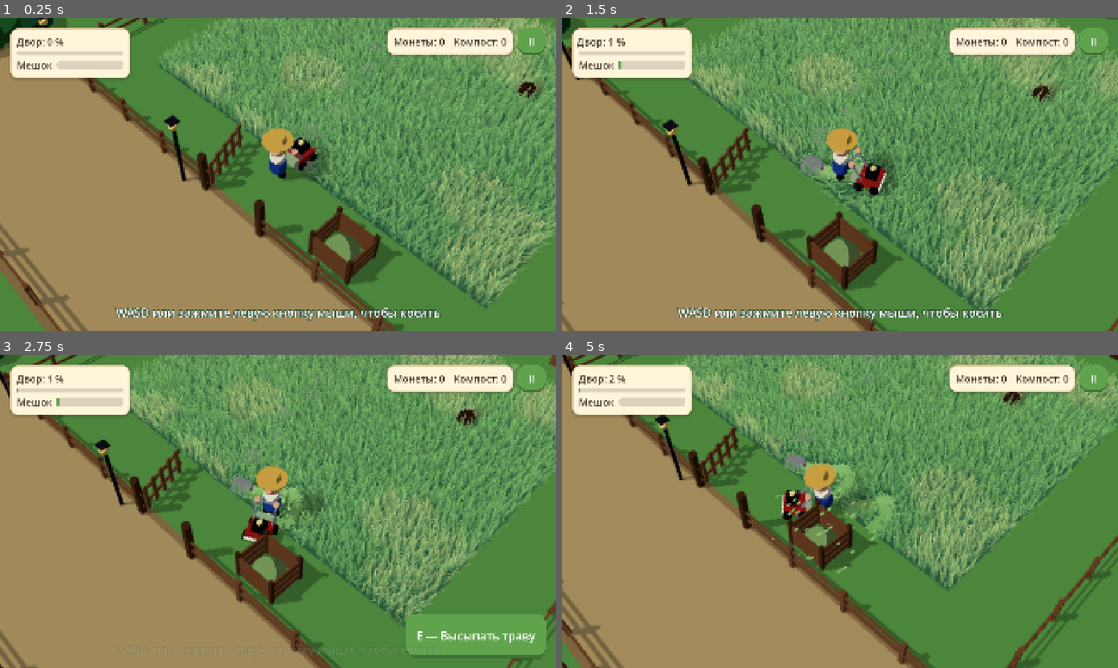
Above: before the commit, frames 1-4 (two rows, left to right).
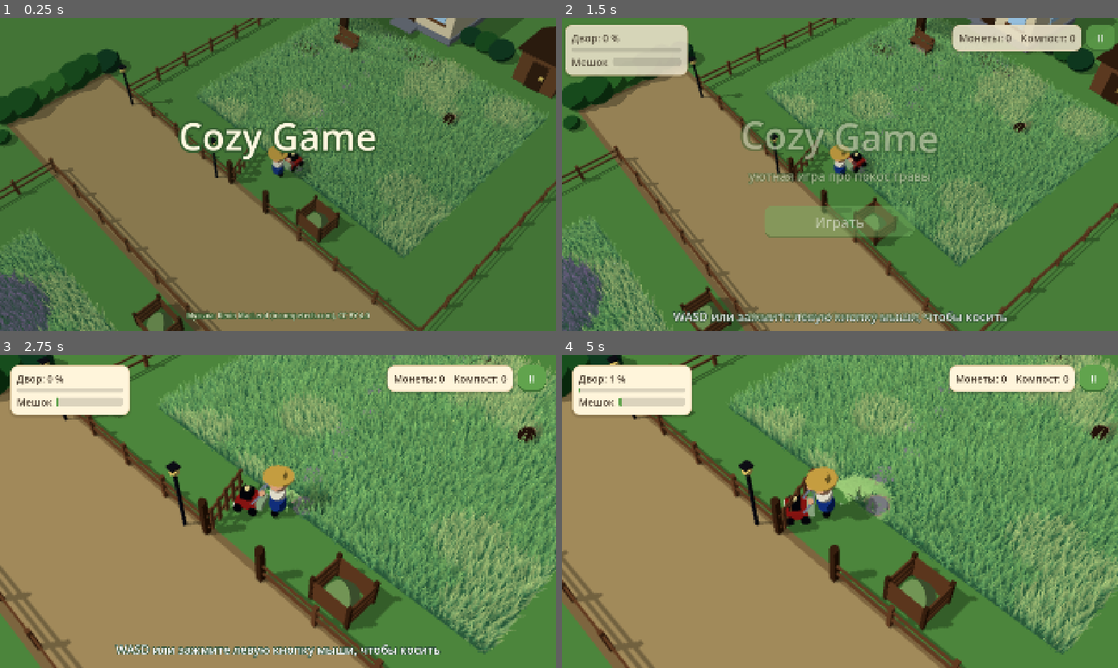
Above: after the commit, the same moments.

Repository: MrKrob00/Cozy-Game
Game: Godot game, scene res://scenes/village.tscn
Same seed, same stepped clock (60 frames per second), same inputs: the game is played once before the commit and once after it.
Inputs (mouse positions are in pixels of both pictures, inside the frame that each line leads up to):
- Up to frame 1 (0.25 s): no input
- Up to frame 2 (1.5 s): move the mouse to (962, 158) at 0.52 s; hold D (move_right) 0.53-1.25 s; hold E (interact) 0.53-1.25 s; click (962, 158) at 0.67 s; click (840, 221) at 1.25 s, where only the run after the commit has a clickable "Играть"
- Up to frame 3 (2.75 s): drag from (166, 527) to (250, 574) at 2.02 s
- Up to frame 4 (5 s): move the mouse to (895, 442) at 2.77 s; hold D (move_right) 2.78-3.5 s; hold Mouse wheel down (zoom_out) 2.78-3.5 s; click (895, 442) at 2.92 s; drag from (812, 574) to (673, 464) at 3.52 s; move the mouse to (1006, 558) at 4.27 s; hold A (move_left) from 4.28 s (still down); hold Mouse wheel up (zoom_in) from 4.28 s (still down); click (1006, 558) at 4.42 s

The runs differ from the first frame. In frame 1, 75% of the frame differs, in the area x 0-100%, y 0-100%; in frame 2, 65%; in frame 3, 43%; in frame 4, 38%.

Commit message:
Add a title screen and a guide arrow over newly opened gates
The game opens on a title screen: the camera circles over the village
behind the name, with Play (or Continue when there is progress) and
New game (two presses). The first press also lets browsers start the
audio. When a plot unlocks, a spinning arrow over its gate shows the
way until the player starts mowing there.

Co-Authored-By: Claude Opus 5.5 <noreply@anthropic.com>
Claude-Session: https://claude.ai/code/session_01Lbjh89c2rRWiLCHeMGFfiw

Diff:
--- a/scenes/hud.tscn
+++ b/scenes/hud.tscn
@@ -433,3 +433,98 @@
 text = "День 2"
 horizontal_alignment = 1
 vertical_alignment = 1
+
+[node name="TitlePanel" type="Control" parent="Root"]
+unique_name_in_owner = true
+layout_mode = 1
+anchors_preset = 15
+anchor_right = 1.0
+anchor_bottom = 1.0
+grow_horizontal = 2
+grow_vertical = 2
+
+[node name="Shade" type="ColorRect" parent="Root/TitlePanel"]
+layout_mode = 1
+anchors_preset = 15
+anchor_right = 1.0
+anchor_bottom = 1.0
+grow_horizontal = 2
+grow_vertical = 2
+mouse_filter = 2
+color = Color(0.1, 0.16, 0.1, 0.18)
+
+[node name="Center" type="CenterContainer" parent="Root/TitlePanel"]
+layout_mode = 1
+anchors_preset = 15
+anchor_right = 1.0
+anchor_bottom = 1.0
+grow_horizontal = 2
+grow_vertical = 2
+mouse_filter = 2
+
+[node name="Column" type="VBoxContainer" parent="Root/TitlePanel/Center"]
+layout_mode = 2
+mouse_filter = 2
+theme_override_constants/separation = 22
+
+[node name="TitleLabel" type="Label" parent="Root/TitlePanel/Center/Column"]
+unique_name_in_owner = true
+layout_mode = 2
+theme_override_colors/font_color = Color(1, 0.97, 0.88, 1)
+theme_override_colors/font_outline_color = Color(0.2, 0.36, 0.18, 1)
+theme_override_constants/outline_size = 34
+theme_override_font_sizes/font_size = 128
+text = "Cozy Game"
+horizontal_alignment = 1
+
+[node name="Subtitle" type="Label" parent="Root/TitlePanel/Center/Column"]
+unique_name_in_owner = true
+layout_mode = 2
+theme_override_colors/font_color = Color(1, 0.97, 0.88, 1)
+theme_override_colors/font_outline_color = Color(0.2, 0.36, 0.18, 1)
+theme_override_constants/outline_size = 16
+theme_override_font_sizes/font_size = 42
+text = "уютная игра про покос травы"
+horizontal_alignment = 1
+
+[node name="Gap" type="Control" parent="Root/TitlePanel/Center/Column"]
+custom_minimum_size = Vector2(0, 30)
+layout_mode = 2
+mouse_filter = 2
+
+[node name="PlayButton" type="Button" parent="Root/TitlePanel/Center/Column"]
+unique_name_in_owner = true
+custom_minimum_size = Vector2(520, 0)
+layout_mode = 2
+size_flags_horizontal = 4
+focus_mode = 0
+theme_override_font_sizes/font_size = 48
+text = "Играть"
+
+[node name="NewGameButton" type="Button" parent="Root/TitlePanel/Center/Column"]
+unique_name_in_owner = true
+custom_minimum_size = Vector2(520, 0)
+layout_mode = 2
+size_flags_horizontal = 4
+focus_mode = 0
+text = "Новая игра"
+
+[node name="TitleCredits" type="Label" parent="Root/TitlePanel"]
+layout_mode = 1
+anchors_preset = 7
+anchor_left = 0.5
+anchor_top = 1.0
+anchor_right = 0.5
+anchor_bottom = 1.0
+offset_left = -600.0
+offset_top = -70.0
+offset_right = 600.0
+offset_bottom = -30.0
+grow_horizontal = 2
+grow_vertical = 0
+theme_override_colors/font_color = Color(1, 0.97, 0.88, 0.85)
+theme_override_colors/font_outline_color = Color(0.2, 0.36, 0.18, 1)
+theme_override_constants/outline_size = 10
+theme_override_font_sizes/font_size = 24
+text = "Музыка: Kevin MacLeod (incompetech.com), CC BY 4.0"
+horizontal_alignment = 1
--- a/scripts/follow_camera.gd
+++ b/scripts/follow_camera.gd
@@ -26,6 +26,10 @@
 var _distance_offset := 0.0
 # Короткий наезд камеры (nudge).
 var _nudge := 0.0
+var _menu := false
+const MENU_PULL_BACK := 9.0
+## Скорость облёта на титульном экране, градусов в секунду.
+const MENU_SPIN := 4.0
 var _nudge_tween: Tween
 var _flyover: Tween
 
@@ -51,6 +55,8 @@
 
 
 func _process(delta: float) -> void:
+	if _menu:
+		_yaw_offset = fmod(_yaw_offset + MENU_SPIN * delta + 180.0, 360.0) - 180.0
 	if _target:
 		var wanted := _target.global_position
 		var body := _target as CharacterBody3D
@@ -80,6 +86,20 @@
 	_flyover.parallel().tween_property(self, "_distance_offset", 0.0, duration * 0.5)
 
 
+## Титульный экран: камера отъезжает и медленно кружит над деревней.
+func set_menu(on: bool) -> void:
+	_menu = on
+	if _flyover:
+		_flyover.kill()
+	_flyover = create_tween().set_parallel(true)
+	_flyover.set_trans(Tween.TRANS_SINE).set_ease(Tween.EASE_IN_OUT)
+	if on:
+		_distance_offset = MENU_PULL_BACK
+	else:
+		_flyover.tween_property(self, "_distance_offset", 0.0, 1.6)
+		_flyover.tween_property(self, "_yaw_offset", 0.0, 1.6)
+
+
 ## Короткий наезд: камера на миг приближается на amount метров и возвращается.
 func nudge(amount := 1.2, duration := 0.8) -> void:
 	if _nudge_tween:
--- a/scripts/game_state.gd
+++ b/scripts/game_state.gd
@@ -73,6 +73,8 @@
 
 # Настройки, а не прогресс: переживают «Начать заново».
 var sound_enabled := true
+## Титульный экран уже показан в этом запуске (после «Начать заново» его нет).
+var title_seen := false
 var music_enabled := true
 ## Качество графики: 0 — низкое, 1 — среднее, 2 — высокое, -1 — выбрать по устройству.
 var graphics_quality := -1
@@ -89,6 +91,17 @@
 	if what in [NOTIFICATION_WM_CLOSE_REQUEST, NOTIFICATION_APPLICATION_PAUSED,
 			NOTIFICATION_WM_GO_BACK_REQUEST]:
 		save_game()
+
+
+## Есть ли что продолжать: на титульном экране «Продолжить» вместо «Играть».
+func has_progress() -> bool:
+	if grass_banked > 0.0 or bag_fill > 0.0 or coins > 0 or not flags.is_empty():
+		return true
+	# Записи участков есть всегда; прогресс — это отметки и завершение.
+	for state: Dictionary in plots.values():
+		if state.has("milestones") or state.get("completed", false):
+			return true
+	return false
 
 
 func is_bag_full() -> bool:
--- a/scripts/hud.gd
+++ b/scripts/hud.gd
@@ -59,6 +59,11 @@
 @onready var _speech: PanelContainer = %Speech
 @onready var _speech_label: Label = %SpeechLabel
 @onready var _pinch_zoom: PinchZoom = %PinchZoom
+@onready var _title_panel: Control = %TitlePanel
+@onready var _title_label: Label = %TitleLabel
+@onready var _subtitle: Label = %Subtitle
+@onready var _play_button: Button = %PlayButton
+@onready var _new_game_button: Button = %NewGameButton
 
 var _player: Player
 ## Участок, прогресс которого сейчас показан.
@@ -83,6 +88,8 @@
 var _speaker: Node
 var _stamp_tweens: Array[Tween] = []
 var _fps_timer := 0.0
+var _new_game_armed := false
+var _title_bob: Tween
 
 
 func _enter_tree() -> void:
@@ -173,6 +180,16 @@
 	_hint_hidden = GameState.bag_fill > 0.0 or GameState.grass_banked > 0.0
 	_hint_label.visible = not _hint_hidden
 
+	_play_button.pressed.connect(_on_play_pressed)
+	_new_game_button.pressed.connect(_on_new_game_pressed)
+	for button: Button in [_play_button, _new_game_button]:
+		button.pressed.connect(_on_any_button_pressed.bind(button))
+	# Титульный экран — один раз за запуск; в проверках без экрана его нет.
+	if GameState.title_seen or DisplayServer.get_name() == "headless":
+		_title_panel.visible = false
+	else:
+		_show_title.call_deferred()
+
 
 func _process(delta: float) -> void:
 	# Счётчик FPS и диагностика обновляются пару раз в секунду.
@@ -186,7 +203,79 @@
 		_diag_label.text = _diagnostics()
 
 
+func is_title_shown() -> bool:
+	return _title_panel.visible
+
+
+# Титульный экран: камера кружит над деревней, игрок ждёт.
+func _show_title() -> void:
+	_title_panel.visible = true
+	_margin.visible = false
+	_joystick.visible = false
+	_joystick.process_mode = Node.PROCESS_MODE_DISABLED
+	if _player:
+		_player.controls_enabled = false
+	var camera := get_viewport().get_camera_3d() as FollowCamera
+	if camera:
+		camera.set_menu(true)
+	var returning := GameState.has_progress()
+	_play_button.text = "Продолжить" if returning else "Играть"
+	_new_game_button.visible = returning
+	_new_game_button.text = "Новая игра"
+	_new_game_armed = false
+	# Название падает сверху, подпись и кнопки появляются следом.
+	Juice.slam(_title_label, 1.5, 0.3)
+	var appear: Array[Control] = [_subtitle, _play_button]
+	if returning:
+		appear.append(_new_game_button)
+	for i in appear.size():
+		var control := appear[i]
+		control.modulate.a = 0.0
+		var tween := create_tween()
+		tween.tween_interval(0.35 + 0.15 * i)
+		tween.tween_callback(func() -> void: Juice.pop_in(control, 0.3))
+	if _title_bob:
+		_title_bob.kill()
+	_title_bob = create_tween().set_loops()
+	_title_bob.tween_property(_title_label, "rotation", 0.02, 1.6).set_trans(Tween.TRANS_SINE)
+	_title_bob.tween_property(_title_label, "rotation", -0.02, 1.6).set_trans(Tween.TRANS_SINE)
+
+
+func _on_play_pressed() -> void:
+	GameState.title_seen = true
+	if _title_bob:
+		_title_bob.kill()
+	var fade := create_tween()
+	fade.tween_property(_title_panel, "modulate:a", 0.0, 0.35)
+	fade.tween_callback(func() -> void:
+		_title_panel.visible = false
+		_title_panel.modulate.a = 1.0)
+	var camera := get_viewport().get_camera_3d() as FollowCamera
+	if camera:
+		camera.set_menu(false)
+	if _player:
+		_player.controls_enabled = true
+	_joystick.visible = true
+	_joystick.process_mode = Node.PROCESS_MODE_INHERIT
+	_margin.visible = true
+	Juice.pop_in(_margin, 0.35)
+	Sfx.play("chime", -8.0)
+
+
+func _on_new_game_pressed() -> void:
+	# Стирание прогресса требует второго нажатия.
+	if not _new_game_armed:
+		_new_game_armed = true
+		_new_game_button.text = "Стереть прогресс? Нажмите ещё раз"
+		return
+	GameState.title_seen = true
+	GameState.reset_game()
+
+
 func _input(event: InputEvent) -> void:
+	if _title_panel.visible:
+		# На титульном экране пауза не открывается.
+		return
 	# Кнопки Godot слышат только первый палец. Если левый палец держит джойстик,
 	# нажатие вторым пальцем на кнопку действия ловим сами.
 	if event is InputEventScreenTouch and event.pressed and event.index > 0 \
--- a/scripts/player.gd
+++ b/scripts/player.gd
@@ -41,6 +41,8 @@
 const HAND := Vector3(0.26, 0.82, -0.36)
 
 var interaction_target: Interactable
+## Пока выключено (титульный экран), игрок не слушается ввода.
+var controls_enabled := true
 ## Текущие параметры косилки (из апгрейдов).
 var speed := 2.5
 var blade_width := 0.6
@@ -94,6 +96,8 @@
 
 
 func _input(event: InputEvent) -> void:
+	if not controls_enabled:
+		return
 	if event.is_action_pressed("interact"):
 		try_interact()
 		return
@@ -335,6 +339,8 @@
 
 ## Желаемое направление в мировых координатах, длина 0–1.
 func _desired_direction() -> Vector3:
+	if not controls_enabled:
+		return Vector3.ZERO
 	# Пока игрок масштабирует камеру двумя пальцами, косилка стоит.
 	if _pinch_zoom and _pinch_zoom.active:
 		return Vector3.ZERO
--- a/scripts/plot.gd
+++ b/scripts/plot.gd
@@ -231,6 +231,7 @@
 func _on_required_plot_completed() -> void:
 	if fence:
 		fence.set_gate_open(true, true)
+		fence.show_guide_arrow(self)
 	unlocked.emit()
 	if unlock_text != "":
 		GameState.toast(unlock_text)
--- a/scripts/plot_fence.gd
+++ b/scripts/plot_fence.gd
@@ -18,10 +18,15 @@
 const LEAVES := [Color(0.30, 0.62, 0.32), Color(0.40, 0.70, 0.34), Color(0.24, 0.54, 0.36)]
 const POST_SPACING := 2.0
 const GATE_OPEN_ANGLE := 1.9
+const ARROW_HEIGHT := 2.6
+const ARROW_COLOR := Color(1.0, 0.80, 0.25)
 
 var _half := Vector2.ZERO
 var _gate: Node3D
 var _gate_open := true
+var _arrow: Node3D
+var _arrow_time := 0.0
+var _guide_plot: Plot
 
 
 func _enter_tree() -> void:
@@ -32,6 +37,7 @@
 
 
 func _ready() -> void:
+	set_process(false)
 	for side: float in [-1.0, 1.0]:
 		_fence_run(Vector3(_half.x * side, 0.0, -_half.y), Vector3(_half.x * side, 0.0, _half.y))
 	if fence_back:
@@ -47,6 +53,52 @@
 		Placeholder.part(self, Placeholder.box(Vector3(0.2, 1.3, 0.2)), WOOD_DARK, Vector3(x, 0.65, _half.y))
 		Placeholder.part(self, Placeholder.sphere(0.14), WOOD_DARK, Vector3(x, 1.36, _half.y))
 	_build_gate(gate_left)
+
+
+## Стрелка над калиткой: зовёт на только что открытый участок и исчезает,
+## когда игрок туда зашёл.
+func show_guide_arrow(plot: Plot) -> void:
+	if _arrow:
+		return
+	_guide_plot = plot
+	_arrow = Node3D.new()
+	_arrow.name = "GuideArrow"
+	add_child(_arrow)
+	_arrow.global_position = get_gate_position() + Vector3.UP * ARROW_HEIGHT
+	for arrow_part in [
+		Placeholder.part(_arrow, Placeholder.cylinder(0.0, 0.7, 0.45), ARROW_COLOR, Vector3.ZERO),
+		Placeholder.part(_arrow, Placeholder.cylinder(0.17, 0.6), ARROW_COLOR, Vector3(0.0, 0.62, 0.0)),
+	]:
+		arrow_part.cast_shadow = GeometryInstance3D.SHADOW_CASTING_SETTING_OFF
+	Placeholder.bake_tree(_arrow)
+	_arrow.scale = Vector3.ONE * 0.01
+	var grow := _arrow.create_tween()
+	grow.tween_property(_arrow, "scale", Vector3.ONE, 0.5).set_trans(Tween.TRANS_BACK).set_ease(Tween.EASE_OUT)
+	set_process(true)
+
+
+func _process(delta: float) -> void:
+	if _arrow == null:
+		set_process(false)
+		return
+	_arrow_time += delta
+	_arrow.position.y = _arrow_base_y() + sin(_arrow_time * 3.5) * 0.25
+	_arrow.rotate_y(delta * 1.8)
+	var village := get_tree().get_first_node_in_group("village") as Village
+	if village and village.current_plot == _guide_plot and _guide_plot.get_progress() > 0.0:
+		var arrow := _arrow
+		_arrow = null
+		var shrink := arrow.create_tween()
+		shrink.tween_property(arrow, "scale", Vector3.ONE * 0.01, 0.3).set_ease(Tween.EASE_IN)
+		shrink.tween_callback(arrow.queue_free)
+
+
+func has_guide_arrow() -> bool:
+	return _arrow != null
+
+
+func _arrow_base_y() -> float:
+	return to_local(get_gate_position()).y + ARROW_HEIGHT
 
 
 ## Середина калитки в мировых координатах.
--- a/tests/village.gd
+++ b/tests/village.gd
@@ -50,6 +50,20 @@
 	var hud = village.get_node("HUD")
 	var toasts: Array[String] = []
 	gs.toast_requested.connect(func(t): toasts.append(t))
+
+	# 0. Титульный экран: без экрана его нет; показанный — игрок ждёт, «Играть» отпускает.
+	check(not hud.is_title_shown() and player.controls_enabled, "no title screen in headless runs")
+	hud.call("_show_title")
+	check(hud.is_title_shown() and not player.controls_enabled, "title screen holds the player")
+	check(hud.get_node("%PlayButton").text == "Играть" and not hud.get_node("%NewGameButton").visible, "fresh game offers Play only")
+	var start_pos: Vector3 = player.global_position
+	Input.action_press("move_up")
+	await frames(30)
+	Input.action_release("move_up")
+	check(player.global_position.distance_to(start_pos) < 0.01, "player does not move behind the title")
+	hud.get_node("%PlayButton").pressed.emit()
+	await frames(40)
+	check(not hud.is_title_shown() and player.controls_enabled and gs.title_seen, "Play hands control to the player")
 
 	# 1. Два участка; игрок начинает во дворе.
 	check(get_nodes_in_group("plot").size() == 4, "village has four plots")
@@ -110,6 +124,7 @@
 	check(yard.is_completed() and garden.is_unlocked(), "mowing the yard unlocks the garden")
 	check(garden.get_walk_rects().size() == 2, "garden gate passage appears")
 	check(toasts.any(func(t): return t.begins_with("Калитка в сад бабушки открыта")), "unlock toast")
+	check(garden.fence.has_guide_arrow(), "an arrow over the garden gate shows the way")
 	check(garden.get_progress() == 0.0, "mowing the yard does not touch the garden")
 	for i in 460:
 		await process_frame
@@ -126,6 +141,7 @@
 	check(village.current_plot == garden, "garden becomes the current plot")
 	check(hud.get_node("%ProgressLabel").text.begins_with("Сад бабушки"), "HUD switches to the garden")
 	check(garden.get_progress() > 0.005 and gs.bag_fill > 2.0, "mowing works on the second plot")
+	check(not garden.fence.has_guide_arrow(), "the guide arrow goes once the player mows the garden")
 
 	# 7. Полевые цветы: наехали — скошены, объехали — остались.
 	var poppies = garden.get_node("Poppies")
Binary file added: docs/title.jpg
